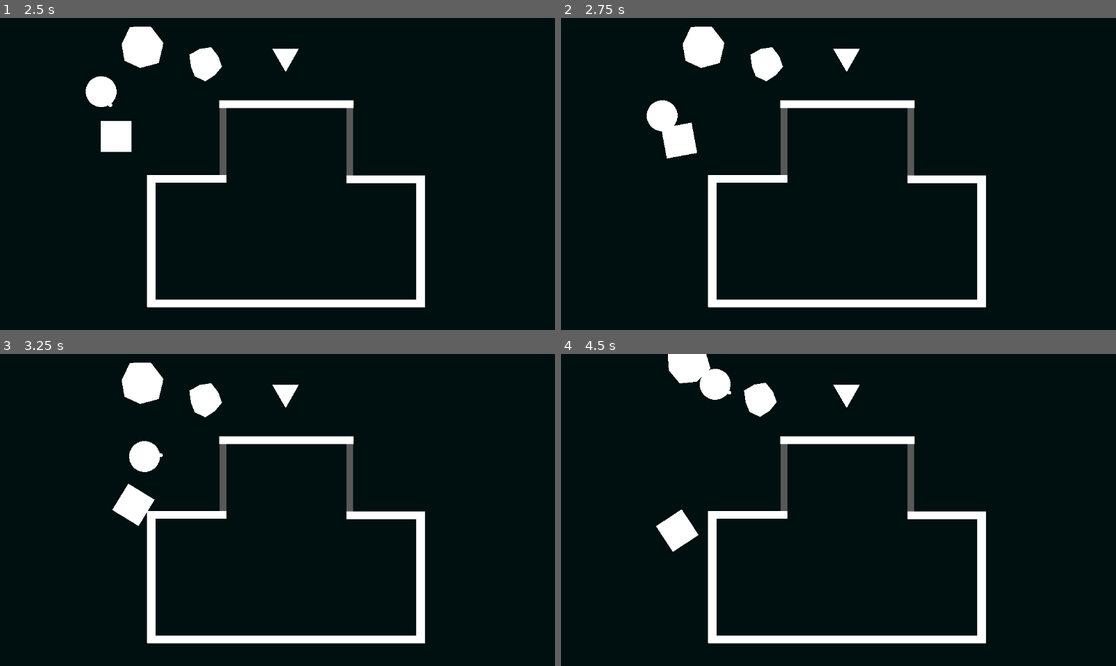
Above: before the commit, frames 1-4 (two rows, left to right).
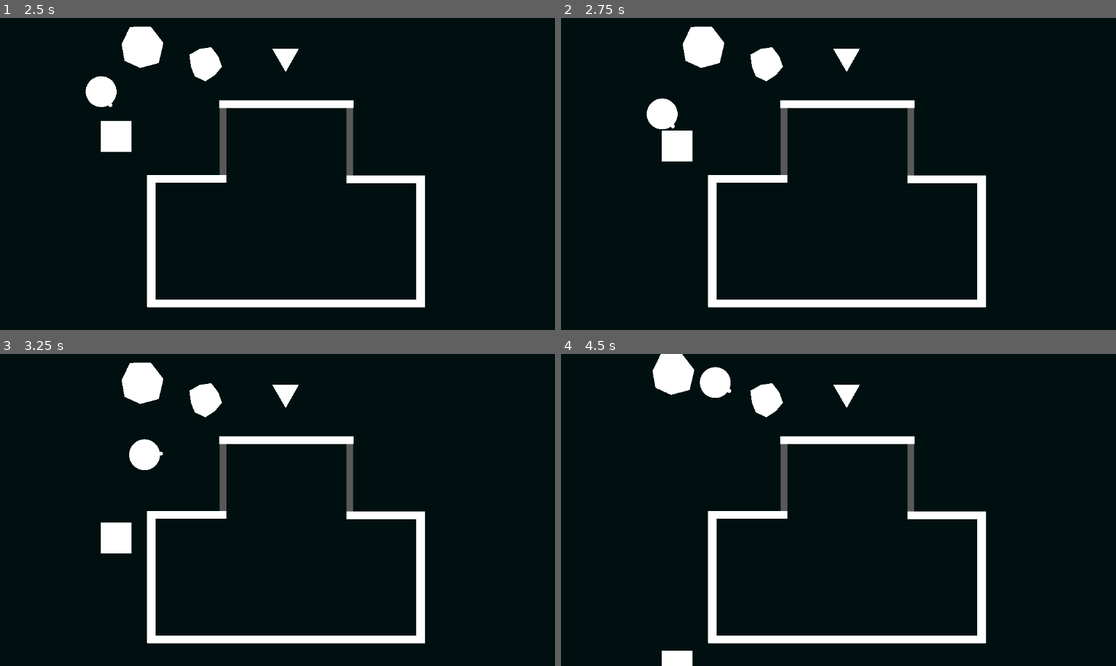
Above: after the commit, the same moments.

Repository: Burger-Bois/ld58
Game: Godot game, scene res://src/main.tscn
Two runs of this game, one before a commit and one after it. Both use one fixed random seed, a clock stepped at 60 frames per second and the inputs below.
Inputs (mouse positions are in pixels of both pictures, inside the frame that each line leads up to):
- Up to frame 1 (2.5 s): click "Start" at 0.5 s; tap Enter at 1.25 s; move the mouse to (399, 158) at 1.27 s; hold D (player_move_right) 1.28-2.03 s; click (399, 158) at 1.35 s; move the mouse to (166, 189) at 2.02 s; hold S (player_move_down) from 2.03 s (still down); click (166, 189) at 2.1 s
- Up to frame 2 (2.75 s): keep holding S (player_move_down)
- Up to frame 3 (3.25 s): move the mouse to (333, 441) at 2.77 s; release S (player_move_down) at 2.78 s; hold D (player_move_right) from 2.78 s (still down); click (333, 441) at 2.85 s
- Up to frame 4 (4.5 s): move the mouse to (810, 572) at 3.52 s; release D (player_move_right) at 3.53 s; hold W (player_move_up) 3.53-4.28 s; click (810, 572) at 3.6 s; move the mouse to (1005, 556) at 4.27 s; hold A (player_move_left) from 4.28 s (still down); click (1005, 556) at 4.35 s

Frame 1 is identical in both runs. In frame 2, 0.3% of the frame differs, in the area x 15-25%, y 25-47%; in frame 3, 1.2%; in frame 4, 1.9%, in the area x 16-41%, y 0-100%.

Commit message:
fix: fix physics and object throwing

Diff:
--- a/src/object/object.tscn
+++ b/src/object/object.tscn
@@ -8,7 +8,7 @@
 
 [node name="Object" type="RigidBody2D"]
 collision_layer = 4
-collision_mask = 3
+collision_mask = 7
 freeze_mode = 1
 
 [node name="MeshInstance2D" type="MeshInstance2D" parent="."]
--- /dev/null
+++ b/src/object/random_object.tscn
@@ -0,0 +1,10 @@
+[gd_scene load_steps=2 format=3 uid="uid://di3ankhvi8xyx"]
+
+[ext_resource type="Script" uid="uid://b4wea4qdodjxy" path="res://src/object/random_object.gd" id="1_4hikx"]
+
+[node name="RandomObject" type="RigidBody2D"]
+position = Vector2(1, 0)
+collision_layer = 4
+collision_mask = 7
+freeze_mode = 1
+script = ExtResource("1_4hikx")
--- a/src/player/player.gd
+++ b/src/player/player.gd
@@ -12,7 +12,7 @@
 var _grabbed_object: Object
 
 
-func _process(_delta: float) -> void:
+func _physics_process(_delta: float) -> void:
 	# Move
 	var direction := Input.get_vector(
 		'player_move_left',
@@ -26,6 +26,13 @@
 	# Look at mouse
 	var mouse_position := get_viewport().get_mouse_position()
 	look_at(mouse_position)
+
+	# Push objects
+	for i in range(get_slide_collision_count()):
+		var collision := get_slide_collision(i)
+		var collider := collision.get_collider()
+		if collider is RigidBody2D:
+			collider.apply_central_impulse(-collision.get_normal() * 80)
 
 
 func _input(event: InputEvent) -> void:
@@ -42,13 +49,15 @@
 
 
 func _grab(object: RigidBody2D) -> void:
+	object.reparent(self, true)
+	object.reset_physics_interpolation()
 	object.freeze = true
-	object.reparent(self, true)
 	_grabbed_object = object
 
 
 func _release() -> void:
 	if is_instance_valid(_grabbed_object):
+		_grabbed_object.freeze = false
 		_grabbed_object.reparent(get_parent(), true)
-		_grabbed_object.freeze = false
+		_grabbed_object.reset_physics_interpolation()
 		_grabbed_object = null
--- a/src/player/player.tscn
+++ b/src/player/player.tscn
@@ -19,7 +19,7 @@
 radius = 8.0
 
 [node name="Player" type="CharacterBody2D"]
-collision_mask = 2
+collision_mask = 6
 motion_mode = 1
 script = ExtResource("1_4anbu")
 
--- a/src/randomObject/randomObject.tscn
+++ /dev/null
@@ -1,8 +0,0 @@
-[gd_scene load_steps=2 format=3 uid="uid://di3ankhvi8xyx"]
-
-[ext_resource type="Script" uid="uid://b4wea4qdodjxy" path="res://src/randomObject/random_object.gd" id="1_x5634"]
-
-[node name="RandomObject" type="RigidBody2D"]
-collision_layer = 4
-collision_mask = 3
-script = ExtResource("1_x5634")
--- a/src/stage/stage.tscn
+++ b/src/stage/stage.tscn
@@ -2,7 +2,7 @@
 
 [ext_resource type="PackedScene" uid="uid://i241o52relhs" path="res://src/player/player.tscn" id="1_dnqew"]
 [ext_resource type="PackedScene" uid="uid://dwsljw5cg21qt" path="res://src/object/object.tscn" id="2_60fcs"]
-[ext_resource type="PackedScene" uid="uid://di3ankhvi8xyx" path="res://src/randomObject/randomObject.tscn" id="3_78rax"]
+[ext_resource type="PackedScene" uid="uid://di3ankhvi8xyx" path="res://src/object/random_object.tscn" id="3_78rax"]
 
 [sub_resource type="QuadMesh" id="QuadMesh_dnqew"]
 
@@ -189,5 +189,5 @@
 [node name="RandomObject2" parent="." instance=ExtResource("3_78rax")]
 position = Vector2(593, 80)
 
-[node name="RandomObject" parent="RandomObject2" instance=ExtResource("3_78rax")]
-position = Vector2(-167, 15)
+[node name="RandomObject3" parent="." instance=ExtResource("3_78rax")]
+position = Vector2(426, 95)
Renamed: src/randomObject/random_object.gd -> src/object/random_object.gd
Renamed: src/randomObject/random_object.gd.uid -> src/object/random_object.gd.uid
